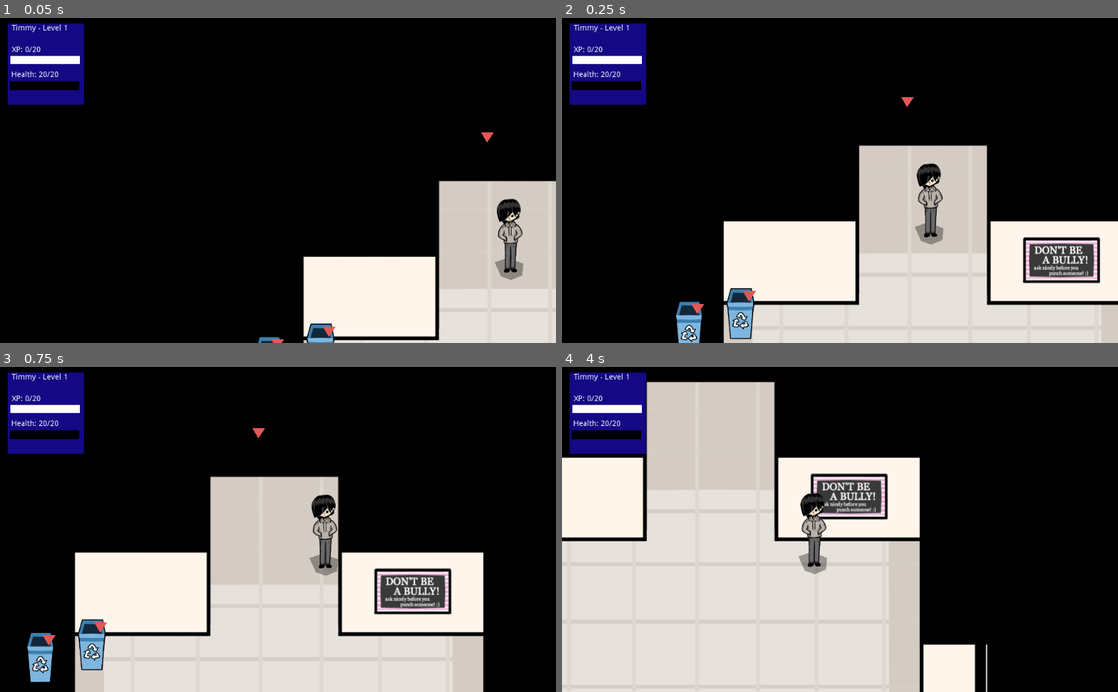
Above: before the commit, frames 1-4 (two rows, left to right).
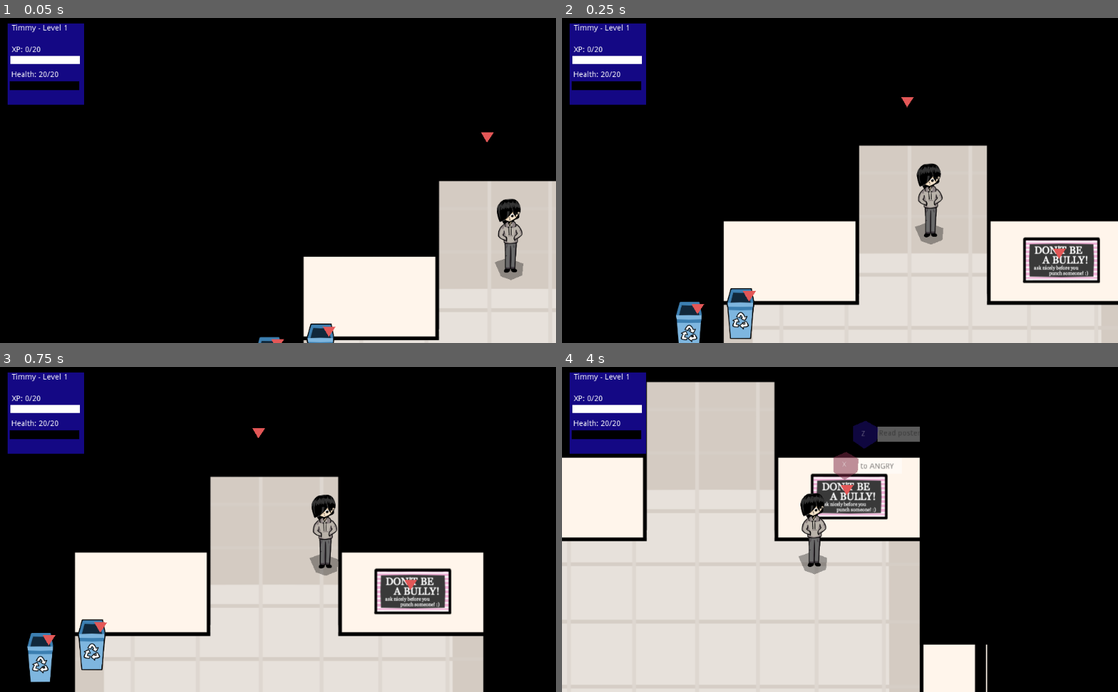
Above: after the commit, the same moments.

Repository: johnfn/ld49
Game: Godot game, scene res://Main.tscn
The game is run twice, just before and just after one commit, with the same random seed, the same clock (stepped at 60 frames per second) and the same inputs.
Inputs (mouse positions are in pixels of both pictures, inside the frame that each line leads up to):
- Up to frame 1 (0.05 s): no input
- Up to frame 2 (0.25 s): no input
- Up to frame 3 (0.75 s): move the mouse to (400, 513) at 0.52 s; hold Right (ui_right) from 0.53 s (still down); tap Z (action) at 0.6 s
- Up to frame 4 (4 s): move the mouse to (728, 545) at 1.27 s; release Right (ui_right) at 1.28 s; hold Down (ui_down) 1.28-2.03 s; tap Z (action) at 1.35, 2.3, 2.85, 3.6 s; move the mouse to (895, 458) at 2.02 s; hold Right (ui_right) 2.03-2.78 s; tap X (angry) at 2.1 s; move the mouse to (812, 594) at 2.77 s; hold Up (ui_up) 2.78-3.53 s; move the mouse to (1006, 578) at 3.52 s; hold Left (ui_left) from 3.53 s (still down)

Frame 1 is identical in both runs. In frame 2, less than 0.1% of the frame differs, in the area x 88-91%, y 70-75%; in frame 3, less than 0.1%; in frame 4, 1.0%, in the area x 48-65%, y 16-40%.

Commit message:
Inspect poster

Diff:
--- a/Battle.gd
+++ b/Battle.gd
@@ -27,7 +27,7 @@
 
 func hide_everything():
   visible = false
-  $ColorRect.visible = false
+  $Background.visible = false
 
   for child in $HUD.get_children():
     if "visible" in child:
@@ -35,7 +35,7 @@
 
 func show_everything():
   visible = true
-  $ColorRect.visible = true
+  $Background.visible = true
 
   for child in $HUD.get_children():
     if "visible" in child:
--- a/Battle.tscn
+++ b/Battle.tscn
@@ -28,7 +28,8 @@
 z_index = 2
 script = ExtResource( 2 )
 
-[node name="ColorRect" type="ColorRect" parent="."]
+[node name="Background" type="ColorRect" parent="."]
+visible = false
 margin_right = 1021.0
 margin_bottom = 591.0
 color = Color( 0.0705882, 0.0588235, 0.184314, 1 )
--- a/Door.gd
+++ b/Door.gd
@@ -1,16 +1,8 @@
 extends StaticBody2D
-
-onready var collision = $CollisionShape2D
-onready var light_occluder = $LightOccluder2D
 
 var interaction_name = "Open door"
 var open = false
 
 func _on_InteractionMarker_on_interact():
   open = not open
-  collision.disabled = not collision.disabled
-
-  if open:
-    remove_child(light_occluder)
-  else:
-    add_child(light_occluder)
+  $CollisionShape2D.disabled = not $CollisionShape2D.disabled
--- a/Hallway.tscn
+++ b/Hallway.tscn
@@ -1,7 +1,8 @@
-[gd_scene load_steps=3 format=2]
+[gd_scene load_steps=4 format=2]
 
 [ext_resource path="res://art/overworld/badhallway.png" type="Texture" id=1]
 [ext_resource path="res://Door.tscn" type="PackedScene" id=2]
+[ext_resource path="res://Poster.tscn" type="PackedScene" id=3]
 
 [node name="Hallway" type="Node2D"]
 
@@ -38,3 +39,6 @@
 
 [node name="Door" parent="." instance=ExtResource( 2 )]
 position = Vector2( 460, -40 )
+
+[node name="Poster" parent="." instance=ExtResource( 3 )]
+position = Vector2( 740, 240 )
--- a/InteractionMarker.gd
+++ b/InteractionMarker.gd
@@ -1,5 +1,8 @@
+tool
 extends Node2D
 class_name InteractionMarker
+
+export(float) var interaction_scale = 1
 
 signal on_interact
 signal on_anger
@@ -75,7 +78,14 @@
     animation.play("ChooseAngry")
     choose_anger()
 
+func update_labels():
+  interact_label.text = interactor.interaction_name
+
 func _process(delta):
+  if Engine.editor_hint:
+    $Area2D/CollisionShape2D.scale = Vector2(interaction_scale, interaction_scale)
+    return
+
   if get_closest_interactable() != interactor:
     menu.visible = false
     state = State.Invisible
@@ -91,7 +101,7 @@
         menu.visible = true
         animation.play("SlideInMenu")
         animation.advance(0)
-        interact_label.text = interactor.interaction_name
+        update_labels()
 
     State.TransitionIn:
       if not animation.is_playing():
@@ -100,6 +110,8 @@
       check_for_interactions()
 
     State.Visible:
+      update_labels()
+
       if not is_player_inside:
         state = State.TransitionOut
         animation.play_backwards("SlideInMenu")
--- /dev/null
+++ b/Poster.gd
@@ -0,0 +1,9 @@
+extends Node2D
+
+var interaction_name = "Read poster"
+
+func _on_InteractionMarker_on_interact():
+  G.dialog().start([
+    { "speaker": "You", "dialog": "It's a poster", },
+    { "speaker": "You", "dialog": "It has some dumb advice", },
+  ])
--- /dev/null
+++ b/Poster.tscn
@@ -0,0 +1,14 @@
+[gd_scene load_steps=3 format=2]
+
+[ext_resource path="res://InteractionMarker.tscn" type="PackedScene" id=1]
+[ext_resource path="res://Poster.gd" type="Script" id=2]
+
+[node name="Poster" type="Node2D"]
+position = Vector2( 120, 0 )
+script = ExtResource( 2 )
+
+[node name="InteractionMarker" parent="." instance=ExtResource( 1 )]
+position = Vector2( -20, 0 )
+interaction_scale = 1.5
+
+[connection signal="on_interact" from="InteractionMarker" to="." method="_on_InteractionMarker_on_interact"]
